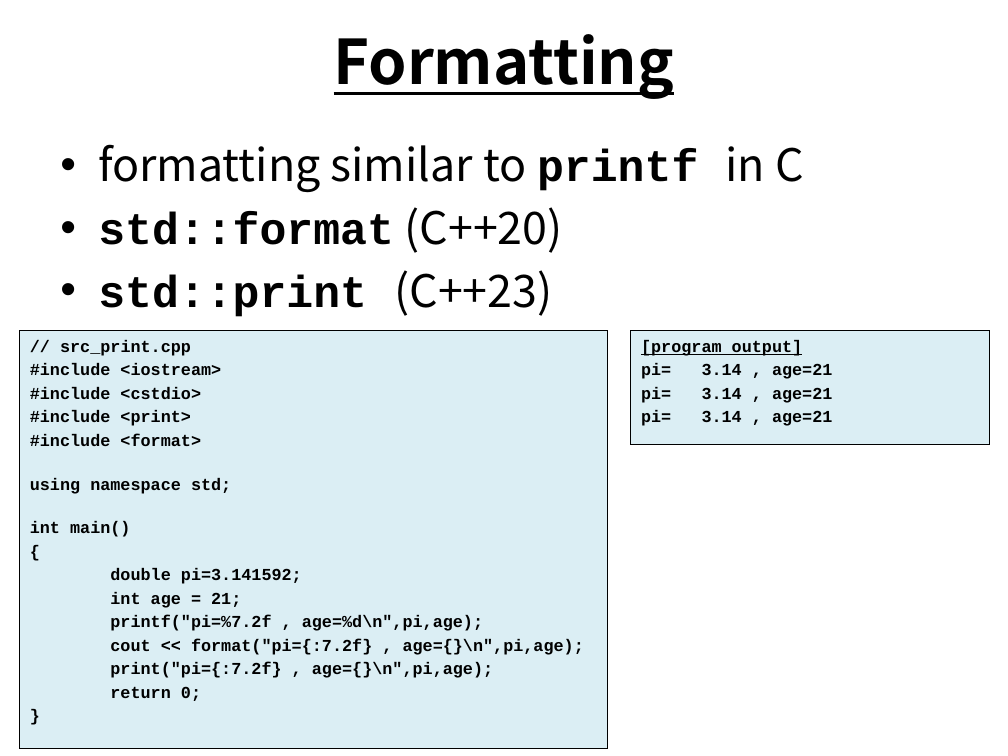
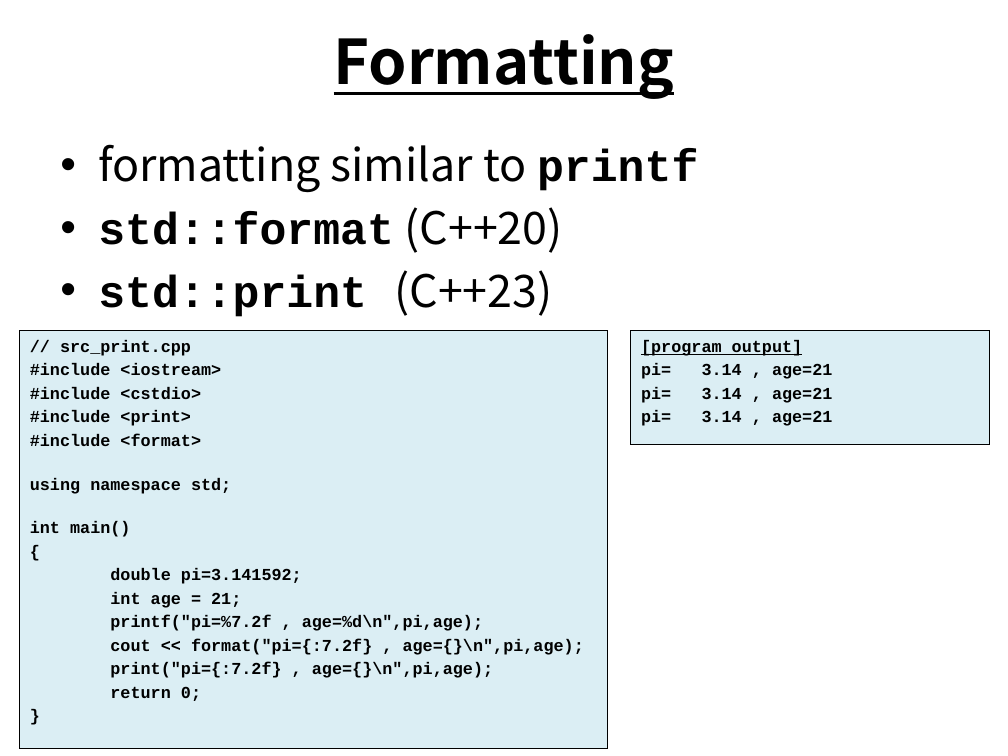
Before and after one commit to sohnbong/object26, a slide deck: slide 12 of cpp_briefintro_update2.pptx. Drawn at 1008x756 pixels with LibreOffice and Linux fonts; fonts in the diff are those of the drawing. Boxes give left, top, right and bottom in pixels: in the first picture for what was removed or moved away, otherwise in the second. Text is boxed around its words. In the diff, an @@ line names an element or a change of style, - is before the commit and + after.

```diff
--- a/cpp_briefintro_update2.pptx
+++ b/cpp_briefintro_update2.pptx
@@ text at (x1=98, y1=144, x2=698, y2=193): text changed @@
-• formatting similar to printf in C
+• formatting similar to printf
```
